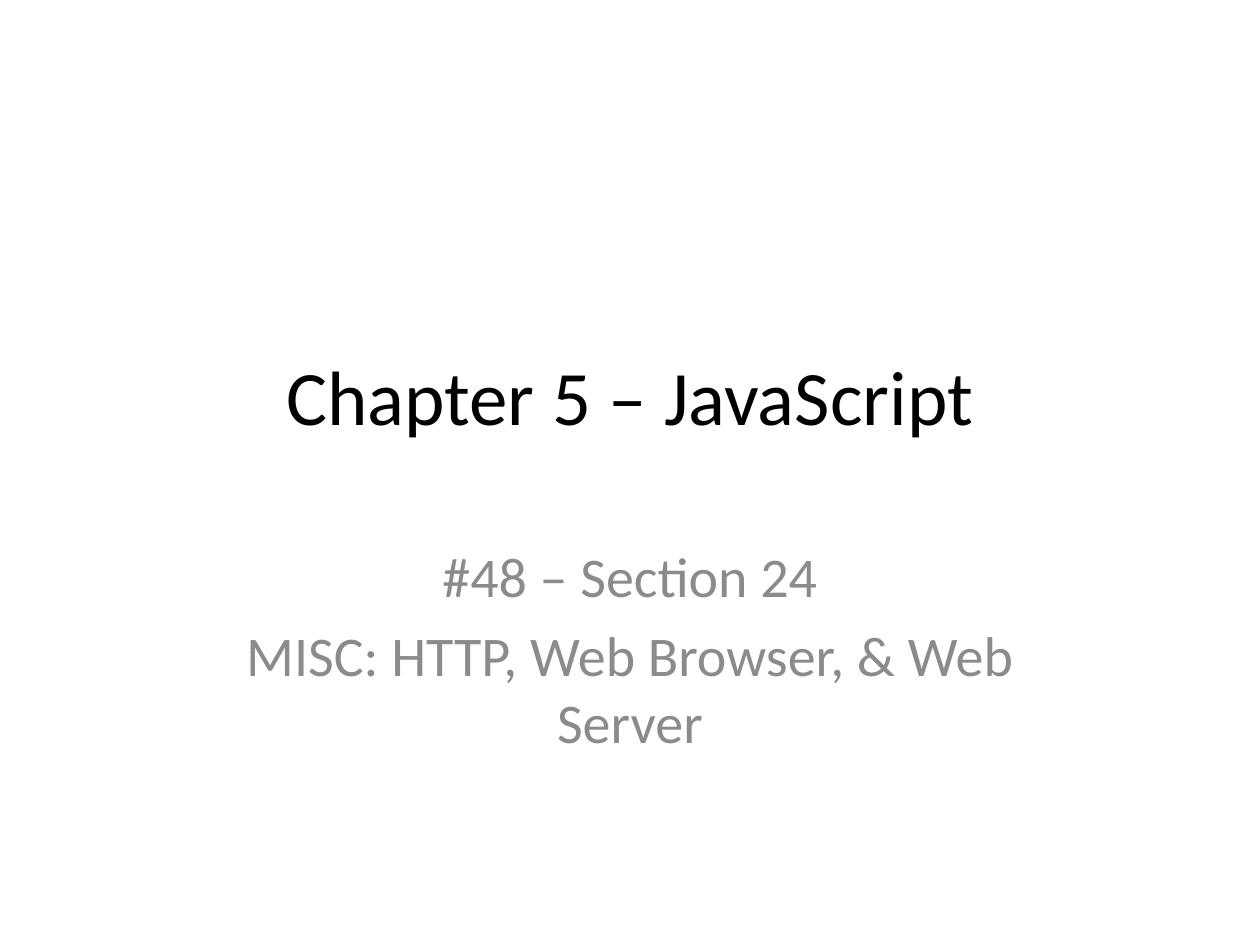
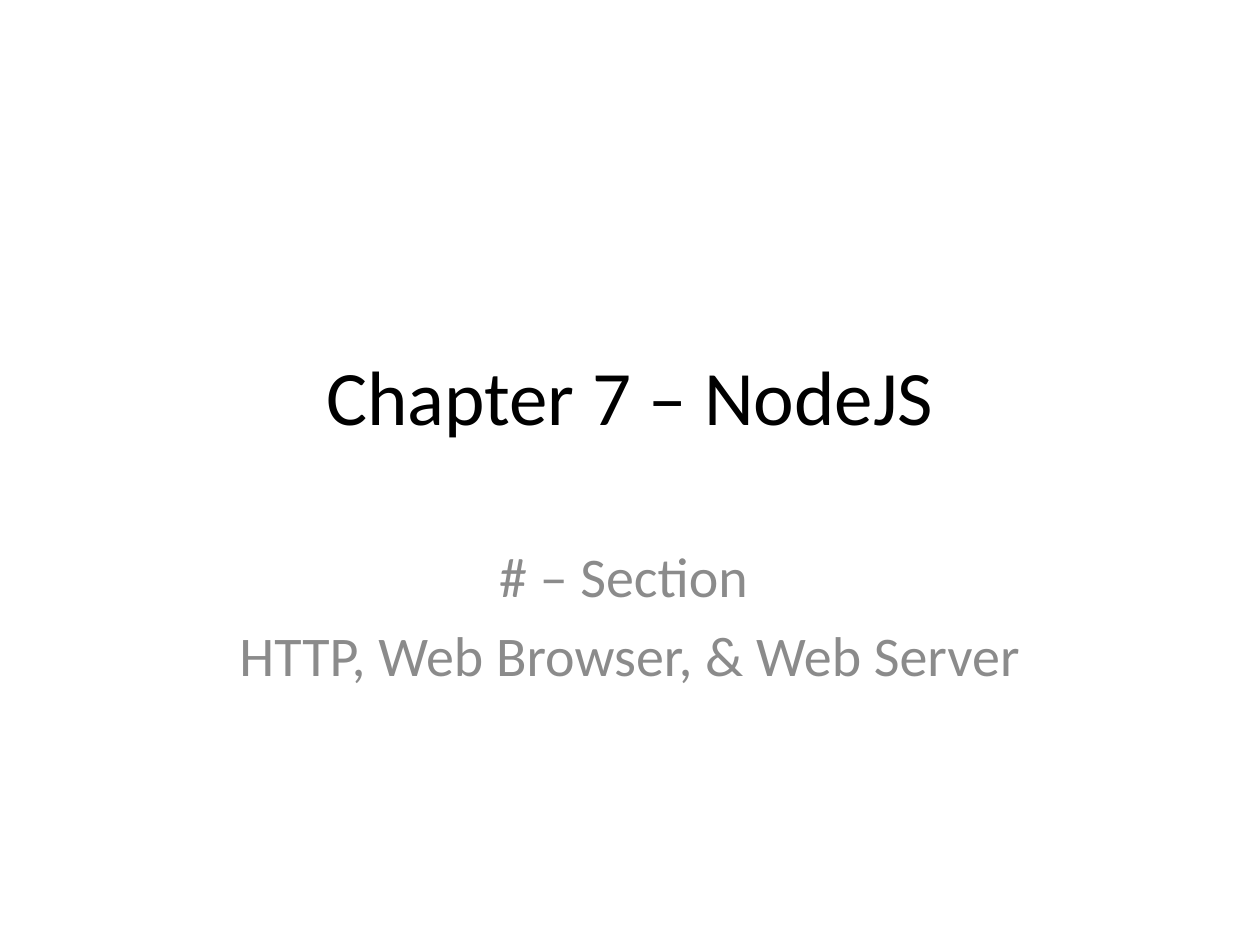
Before and after one commit to xiliax/web-programming-fundamentals, a slide deck: slide 195 of docs/learn-computer-programming.pptx (slide 188 before the commit). Drawn at 1260x945 pixels with LibreOffice and Linux fonts; fonts in the diff are those of the drawing. Boxes give left, top, right and bottom in pixels: in the first picture for what was removed or moved away, otherwise in the second. Text is boxed around its words. In the diff, an @@ line names an element or a change of style, - is before the commit and + after.

```diff
--- a/docs/learn-computer-programming.pptx
+++ b/docs/learn-computer-programming.pptx
@@ title at (326, 371, 933, 438): text changed @@
-Chapter 5 – JavaScript
+Chapter 7 – NodeJS
@@ subtitle at (239, 558, 1020, 683): text changed @@
-#48 – Section 24
-MISC: HTTP, Web Browser, & Web Server
+# – Section
+HTTP, Web Browser, & Web Server
```
Also in this commit, not shown: 5 other slides changed, 7 slides added, 12 other files.
